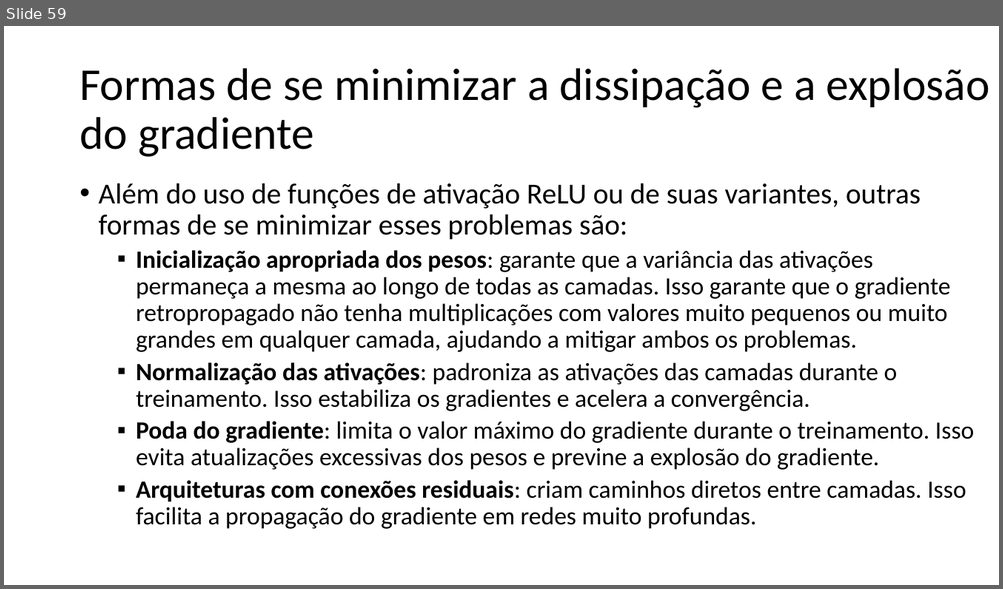
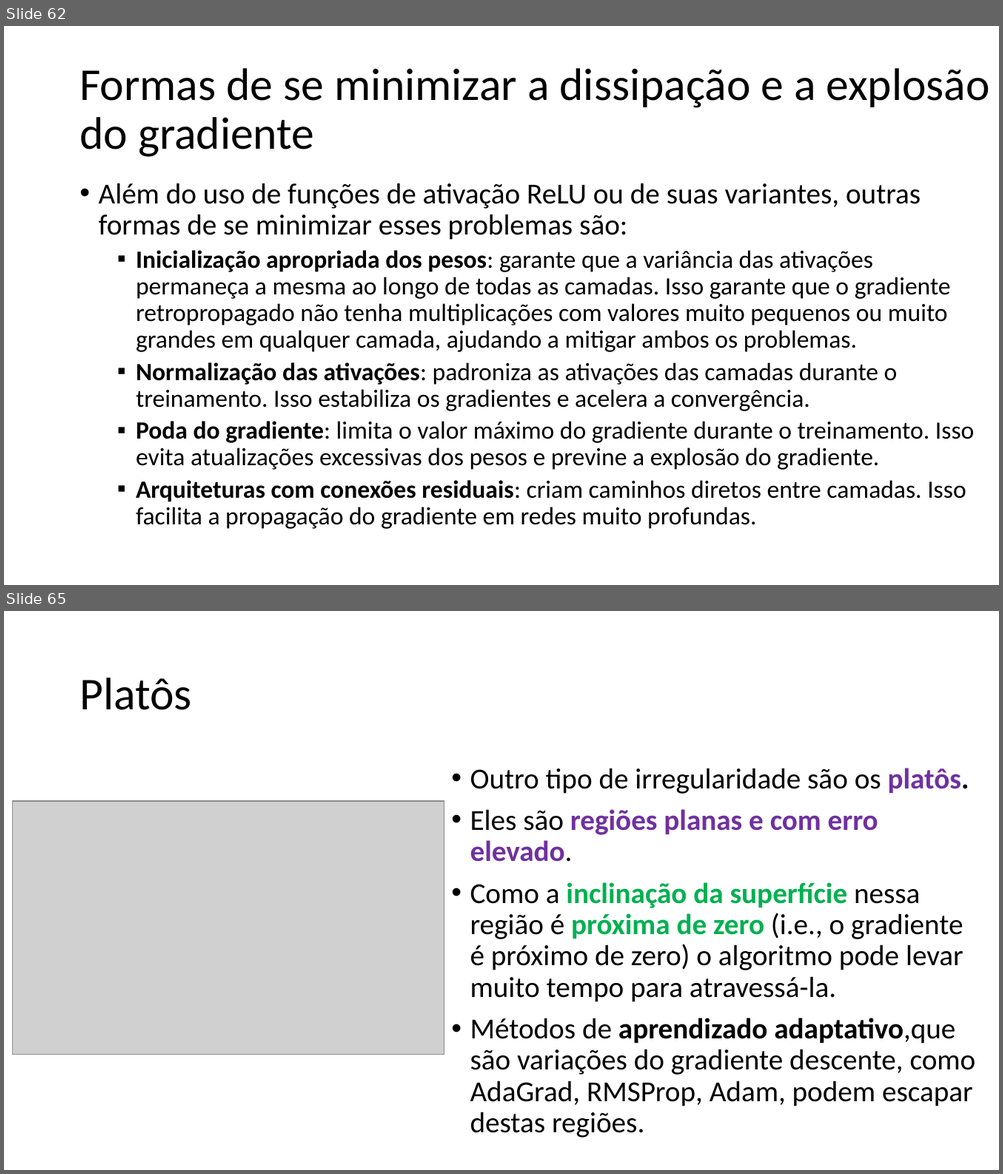
Before and after one commit to zz4fap/c24_inteligencia_artificial, a slide deck: slides/C24_MLP.pptx. Shown one above the other, each under a label of ours: slide 59 before the commit, slides 62 and 65 after it; the slides between them are not shown. The pictures are 1003x589 and 1003x1174 pixels, drawn with LibreOffice and Linux fonts; fonts in the diff are those of the drawing; grey boxes stand for pictures. Boxes give left, top, right and bottom in pixels: in the first picture for what was removed or moved away, otherwise in the second. Text is boxed around its words. In the diff, an @@ line names an element or a change of style, - is before the commit and + after.

```diff
--- a/slides/C24_MLP.pptx
+++ b/slides/C24_MLP.pptx
@@ slide 65 added at (4, 611, 999, 1170), background #FFFFFF @@
@@ title added at (79, 678, 191, 710), 44 pt, text #000000 @@
+Platôs
@@ text added at (470, 768, 976, 1138), 28 pt, text #000000 @@
+• Outro tipo de irregularidade são os platôs.
+• Eles são regiões planas e com erro elevado.
+• Como a inclinação da superfície nessa região é próxima de zero (i.e., o gradiente é próximo de zero) o algoritmo pode levar muito tempo para atravessá-la.
+• Métodos de aprendizado adaptativo,que são variações do gradiente descente, como AdaGrad, RMSProp, Adam, podem escapar destas regiões.
@@ picture added at (12, 801, 444, 1055) @@
@@ what was slide 59 is now slide 62 @@
```
Also in this commit, not shown: 5 other slides added.
